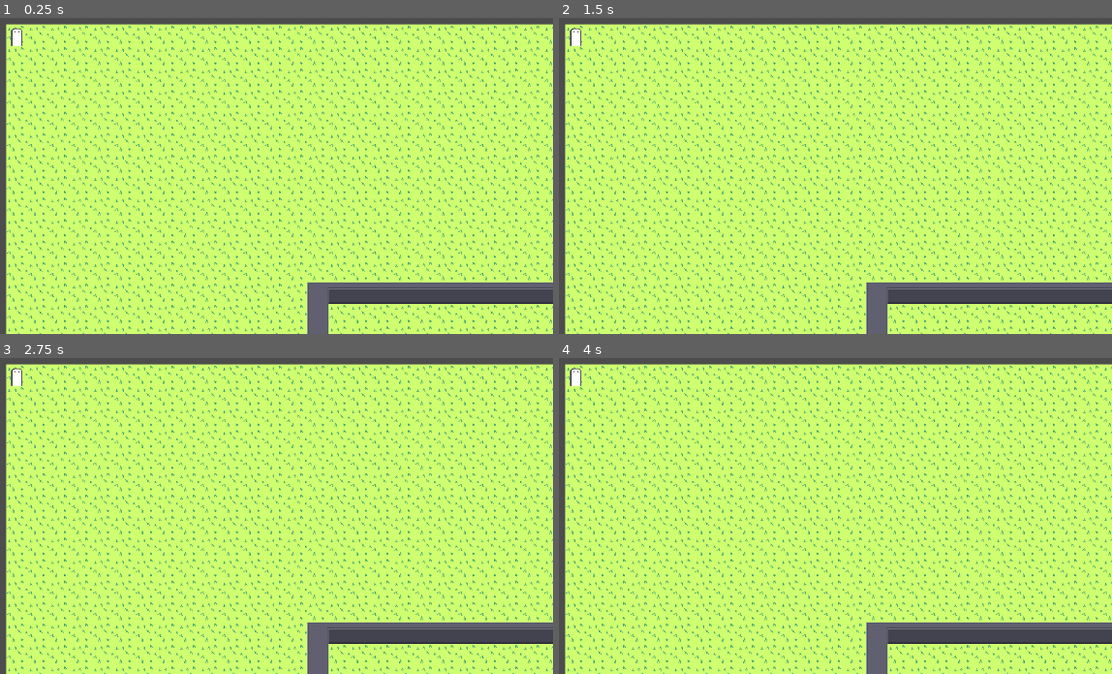
Above: before the commit, frames 1-4 (two rows, left to right).
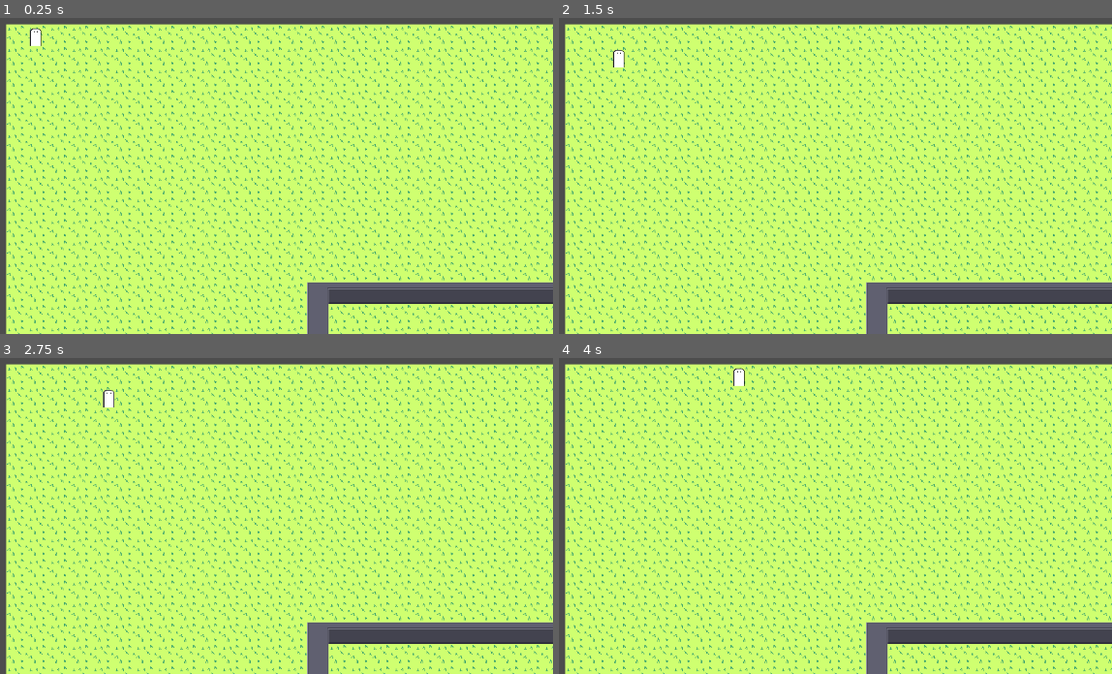
Above: after the commit, the same moments.

Repository: PriestOfFerns/Generic-Colony-Sim
Game: Godot game, scene res://Main.tscn
Two runs of this game, one before a commit and one after it. Both use one fixed random seed, a clock stepped at 60 frames per second and the inputs below.
Inputs:
- Up to frame 1 (0.25 s): no input
- Up to frame 2 (1.5 s): tap Enter at 0.5 s
- Up to frame 3 (2.75 s): no input
- Up to frame 4 (4 s): tap Space at 2.75 s

The runs differ from the first frame. In frame 1, 0.2% of the frame differs, in the area x 1-8%, y 3-9%; in frame 2, 0.2%; in frame 3, 0.2%; in frame 4, 0.2%.
Error before the commit: Invalid call. Nonexistent function '_compute_cost' in base 'AStar2D'. (res://Jobs/WanderJob.gd:13)

Commit message:
:art:  minor polish

Diff:
--- a/ColonistManager.gd
+++ b/ColonistManager.gd
@@ -45,6 +45,11 @@
 
 						colonist.target = Vector2(path[1].x*32+16,path[1].y*32+16)
 						colonist.was = colonist.position
+
+						if (colonist.target.x<colonist.was.x):
+							colonist.flip_h = true
+						else:
+							colonist.flip_h = false
 					else:
 						colonist.job=null
 				else:
--- a/Jobs/WanderJob.gd
+++ b/Jobs/WanderJob.gd
@@ -10,7 +10,6 @@
 		target = Vector2i(-1,-1)
 		while !pathfinder.is_valid(target):
 			target = tilemaster.to_tile(colonist.position)+Vector2i(rng.randi_range(-3,3),rng.randi_range(-3,3))
-			print(pathfinder.astar._compute_cost (pathfinder.get_id(tilemaster.to_tile(colonist.position))),pathfinder.get_id(target))
 			rng.randomize()
 	if reached:
 		return false
